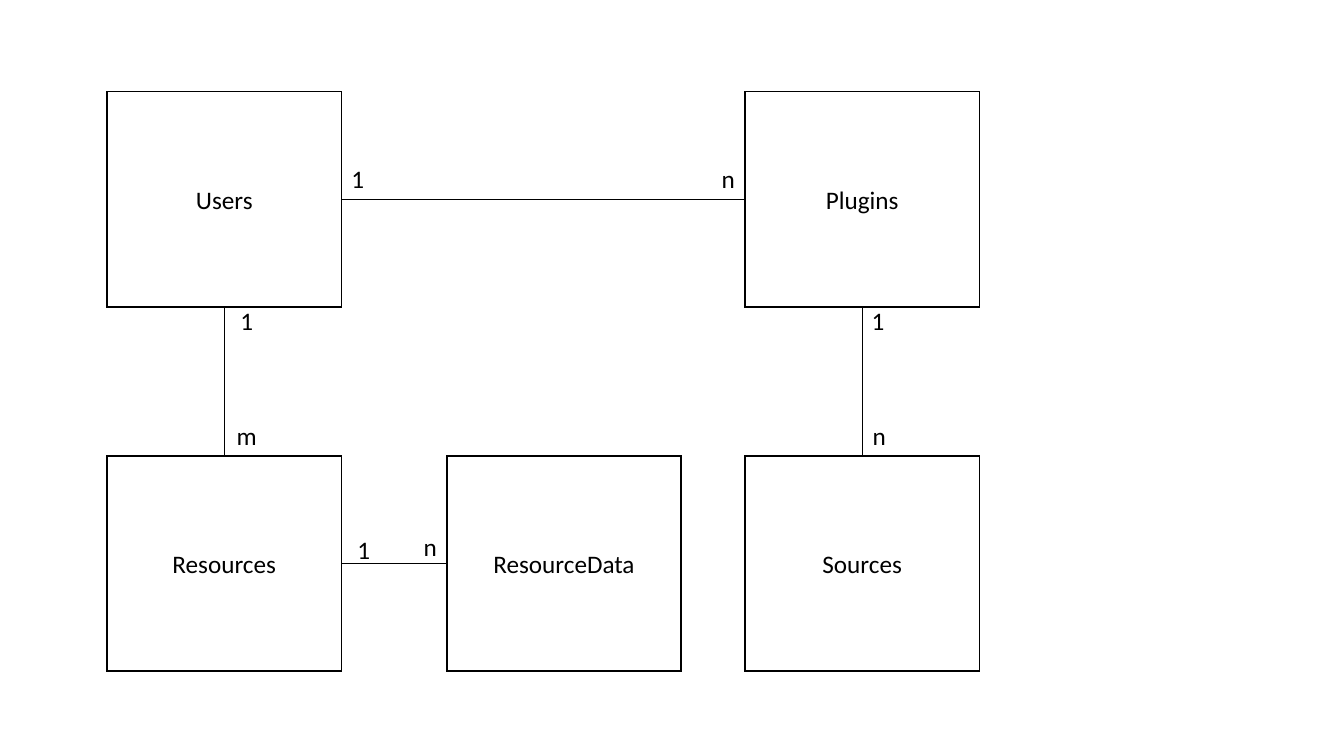
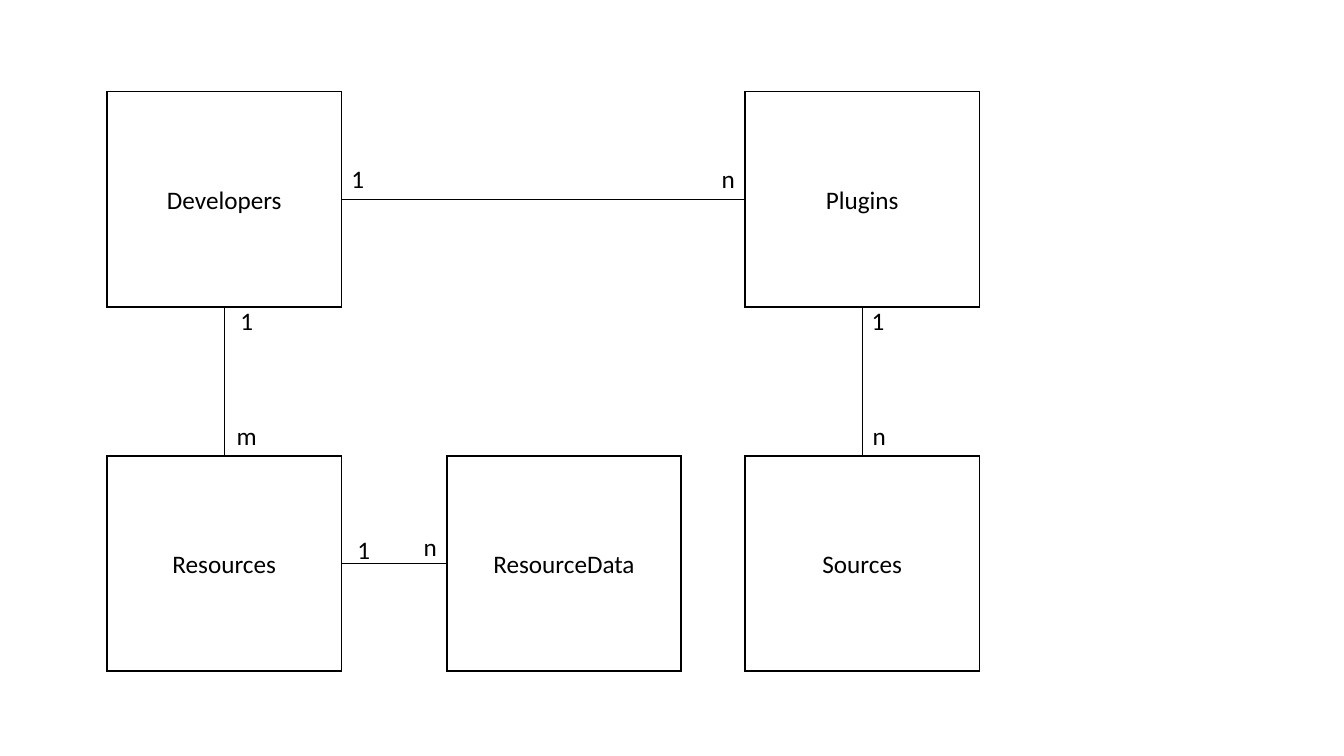
Before and after one commit to JarLob/CrypTool2, a slide deck: slide 1 of Documentation/ArchitectureAndDesign/CrypToolStore/CrypToolStoreDatabase Database Model.pptx. Drawn at 1344x756 pixels with LibreOffice and Linux fonts; fonts in the diff are those of the drawing. Boxes give left, top, right and bottom in pixels: in the first picture for what was removed or moved away, otherwise in the second. Text is boxed around its words. In the diff, an @@ line names an element or a change of style, - is before the commit and + after.

```diff
--- a/Documentation/ArchitectureAndDesign/CrypToolStore/CrypToolStoreDatabase Database Model.pptx
+++ b/Documentation/ArchitectureAndDesign/CrypToolStore/CrypToolStoreDatabase Database Model.pptx
@@ text in rectangle at box(167, 191, 282, 213): text changed @@
-Users
+Developers
```
Also in this commit, not shown: 4 other files.
